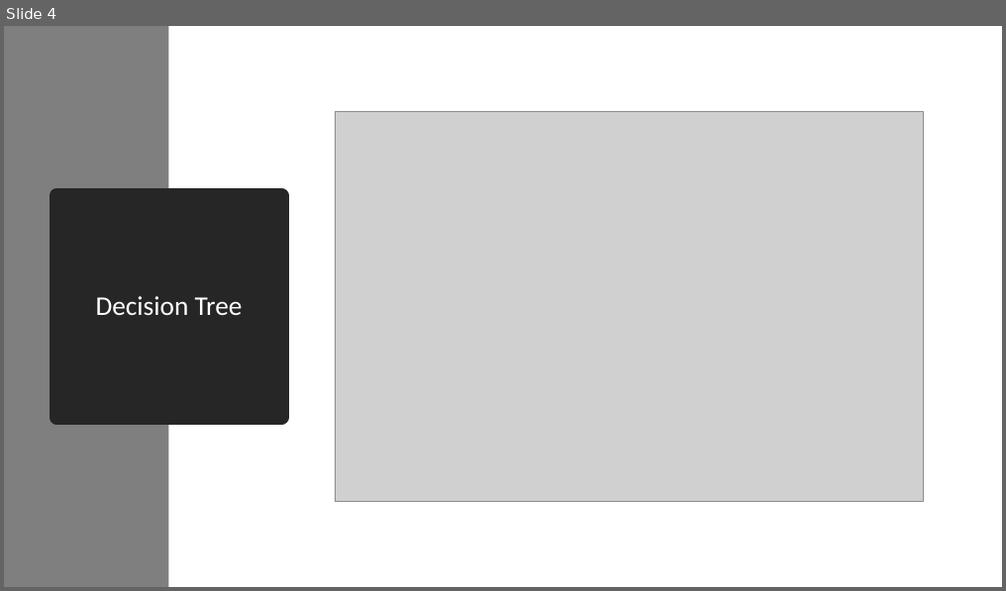
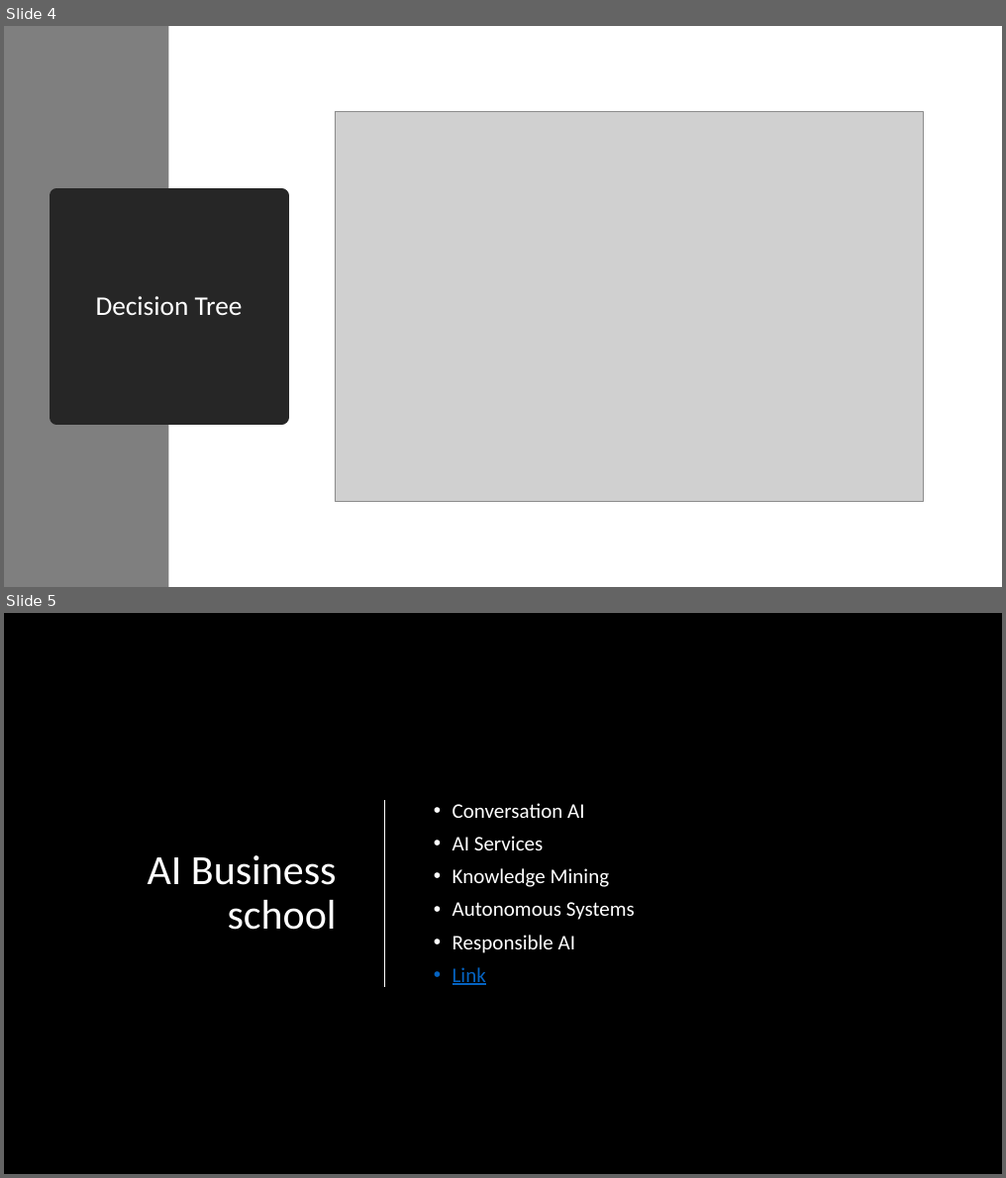
Before and after one commit to balakreshnan/csifactory, a slide deck: Lubar/AI Education2022.pptx. Shown one above the other, each under a label of ours: slide 4 before the commit, slides 4 and 5 after it. The pictures are 1006x591 and 1006x1178 pixels, drawn with LibreOffice and Linux fonts; fonts in the diff are those of the drawing; grey boxes stand for pictures; background and template pictures are left out. Boxes give left, top, right and bottom in pixels: in the first picture for what was removed or moved away, otherwise in the second. Text is boxed around its words. In the diff, an @@ line names an element or a change of style, - is before the commit and + after.

```diff
--- a/Lubar/AI Education2022.pptx
+++ b/Lubar/AI Education2022.pptx
@@ slide 5 added at (4,613,1002,1174), background picture (left out) @@
@@ line added from (385, 800) to (385, 987), #FFFFFF 1.25 pt @@
@@ text added at (452,803,635,985), 20 pt, text #FFFFFF @@
+• Conversation AI
+• AI Services
+• Knowledge Mining
+• Autonomous Systems
+• Responsible AI
+• Link
@@ title added at (148,856,337,930), 40 pt, text #FFFFFF @@
+AI Business school
```
